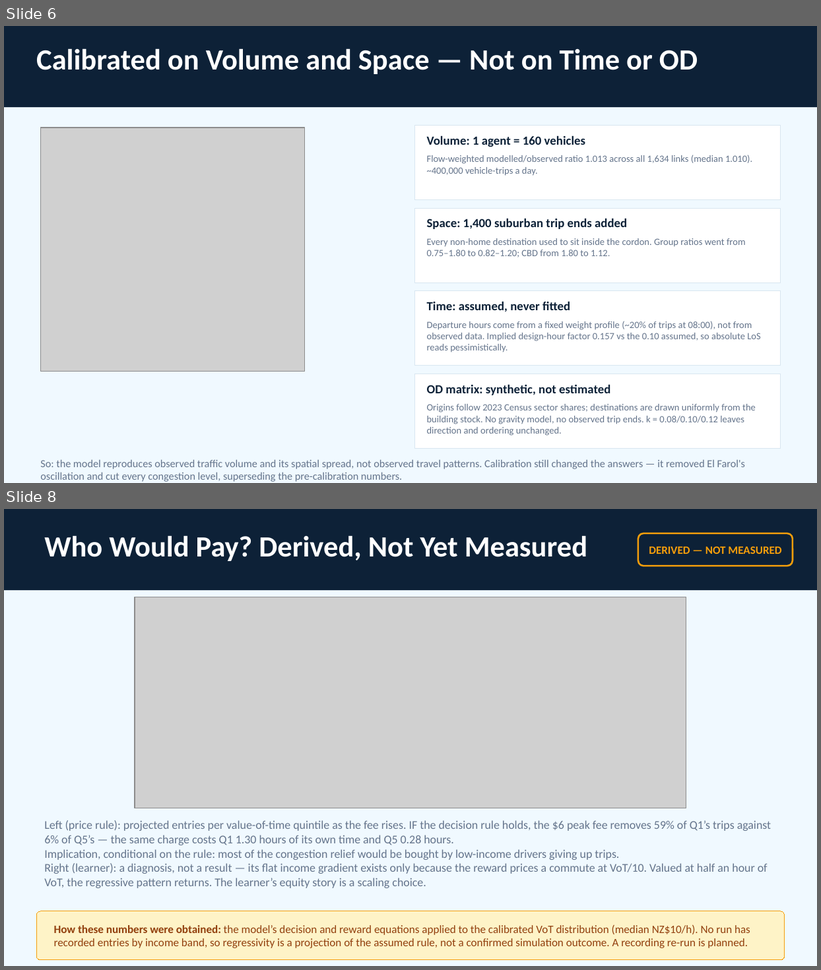
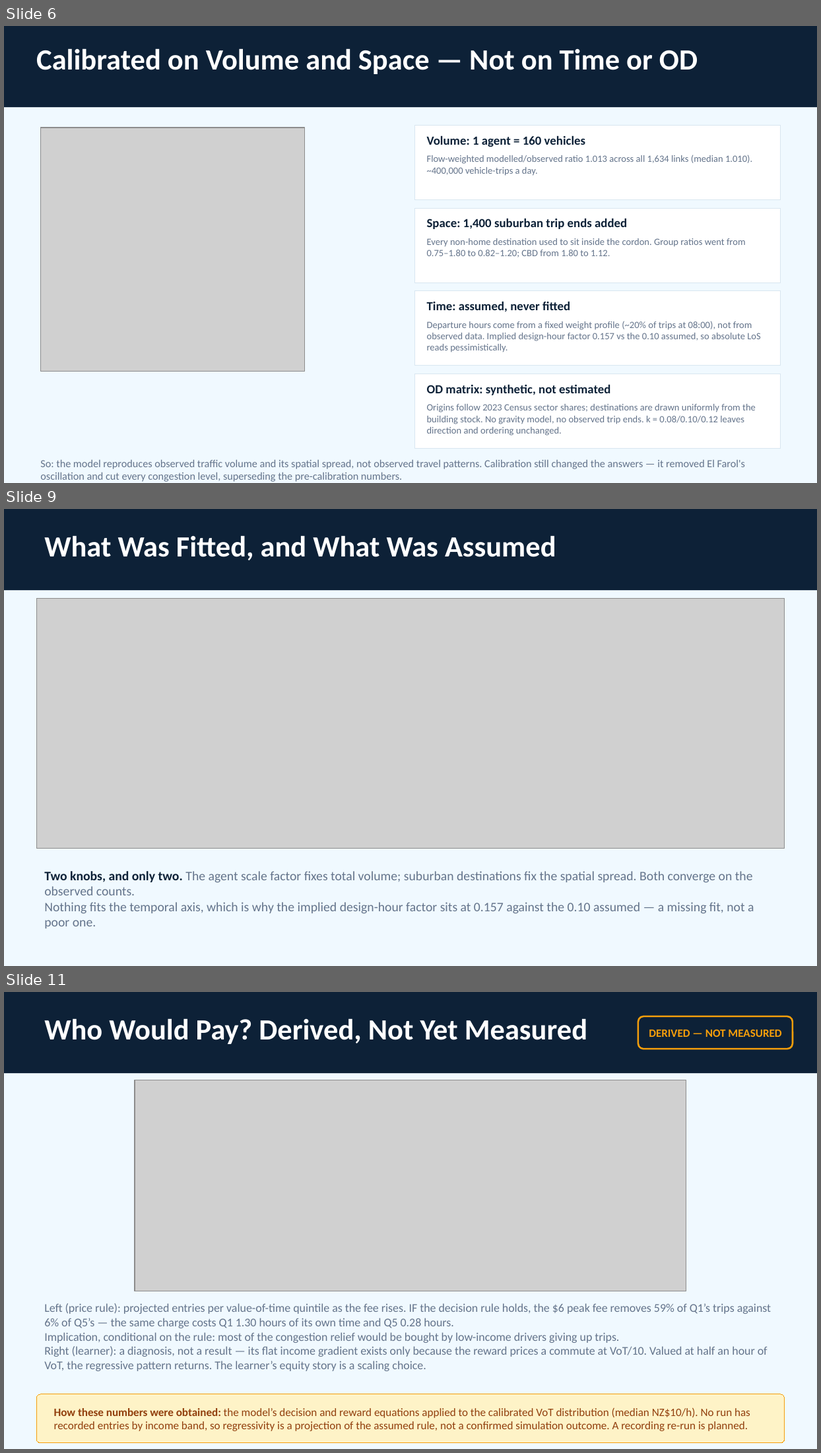
Before and after one commit to dataandcrowd/SSC2026, a slide deck: presentation/SSC2026_presentation.pptx. Shown one above the other, each under a label of ours: slides 6 and 8 before the commit, slides 6, 9 and 11 after it; the slides between them are not shown. The pictures are 821x970 and 821x1453 pixels, drawn with LibreOffice and Linux fonts; fonts in the diff are those of the drawing; grey boxes stand for pictures. Boxes give left, top, right and bottom in pixels: in the first picture for what was removed or moved away, otherwise in the second. Text is boxed around its words. In the diff, an @@ line names an element or a change of style, - is before the commit and + after.

```diff
--- a/presentation/SSC2026_presentation.pptx
+++ b/presentation/SSC2026_presentation.pptx
@@ slide 9 added at [4, 509, 817, 966], background #F0F9FF @@
@@ rectangle added at [4, 509, 817, 590], fill #0D2137 @@
@@ text added at [44, 535, 556, 560], 26 pt, text #FFFFFF, bold @@
+What Was Fitted, and What Was Assumed
@@ picture added at [36, 599, 785, 849] @@
@@ text added at [44, 871, 754, 929], 11.5 pt, text #64748B @@
+Two knobs, and only two. The agent scale factor fixes total volume; suburban destinations fix the spatial spread. Both converge on the observed counts.
+Nothing fits the temporal axis, which is why the implied design-hour factor sits at 0.157 against the 0.10 assumed — a missing fit, not a poor one.
@@ what was slide 8 is now slide 11 @@
```
Also in this commit, not shown: 2 slides changed, 2 other slides added, 15 other files.
